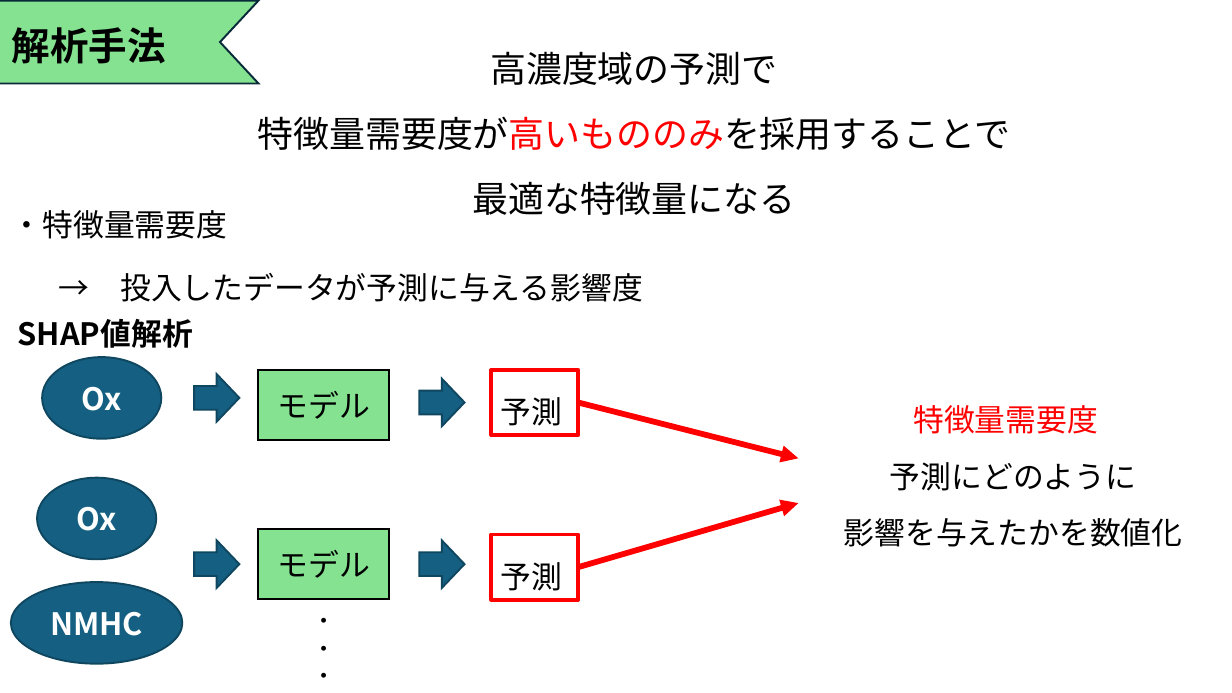
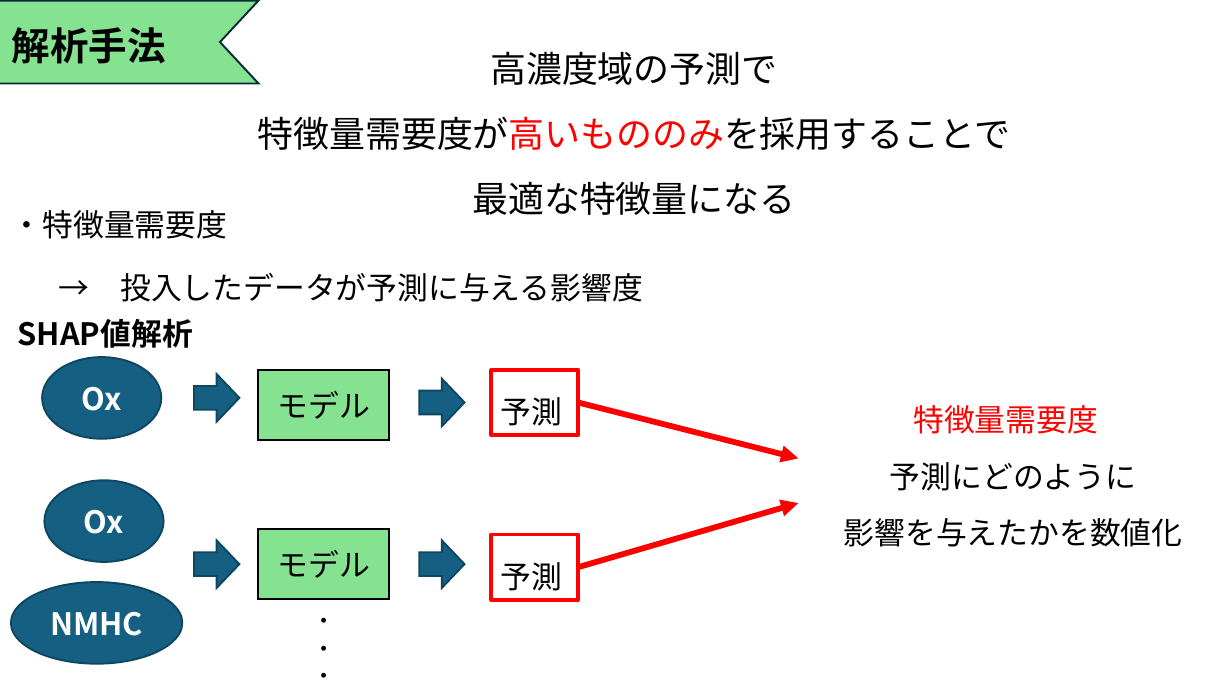
Before and after one commit to Tatsuki0623/lab, a slide deck: slide 5 of out_data/21T7-008.pptx. Drawn at 1232x693 pixels with LibreOffice and Linux fonts; fonts in the diff are those of the drawing. Boxes give left, top, right and bottom in pixels: in the first picture for what was removed or moved away, otherwise in the second. Text is boxed around its words. In the diff, an @@ line names an element or a change of style, - is before the commit and + after.

```diff
--- a/out_data/21T7-008.pptx
+++ b/out_data/21T7-008.pptx
@@ ellipse "Ox": place and size @@
-ellipse "Ox" at (37,478,156,559)
+ellipse "Ox" at (44,481,164,562)
```
Also in this commit, not shown: 12 other slides changed, 2 other files.
